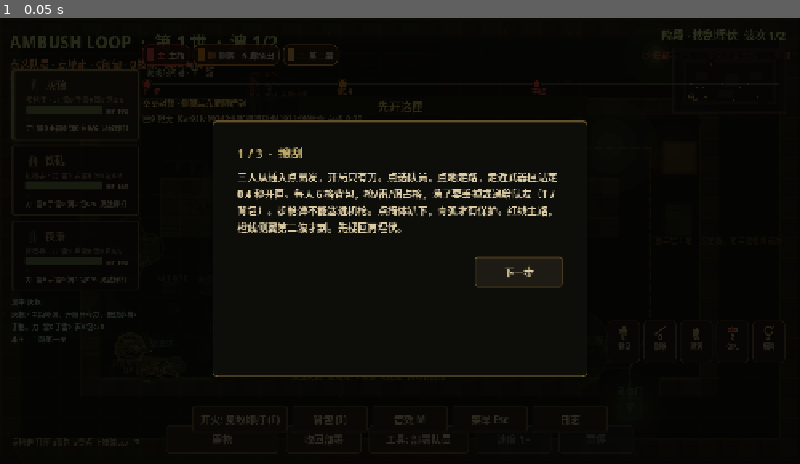
Above: before the commit, frame 1.
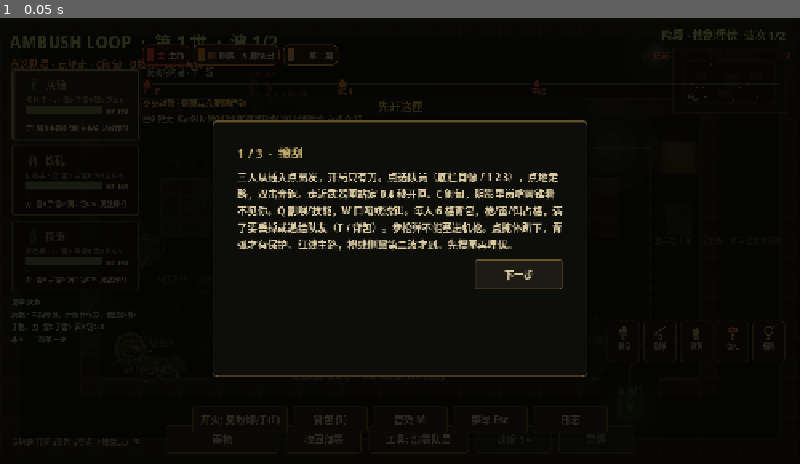
Above: after the commit, the same moment.

Repository: hailinsu-create/new
Game: Godot game, scene res://scenes/main.tscn
Same seed, same stepped clock (60 frames per second), same inputs: the game is played once before the commit and once after it. This scene is started directly instead of the project's main scene.
Inputs:
- Up to frame 1 (0.05 s): no input

The runs differ from the first frame. In frame 1, 2.8% of the frame differs, in the area x 29-71%, y 34-61%.

Commit message:
teach(c2): yard page 1 names portraits, crouch, and Q skills
Co-authored-by: hailinsu-create <hailinsu-create@users.noreply.github.com>

Diff:
--- a/ambush_loop/scripts/ui/tutorial_overlay.gd
+++ b/ambush_loop/scripts/ui/tutorial_overlay.gd
@@ -8,7 +8,7 @@
 const YARD_STEPS := [
 	{
 		"title": "1 / 3  ·  搜刮",
-		"body": "三人从插入点出发，开局只有刀。点选队员，点地走路，走近武器匣站定 0.4 秒开匣。每人 6 格背包，枪/雷/饵占格，满了要丢掉或递给队友（T / 背包）。步枪弹不能塞进机枪。点掩体趴下，青弧才有保护。红线主路，橙线侧翼第二波才到。先搜匣再埋伏。",
+		"body": "三人从插入点出发，开局只有刀。点选队员（底栏肖像 / 1 2 3），点地走路，双击奔跑。走近武器匣站定 0.4 秒开匣。C 匍匐，阴影里岗哨黄锥看不见你。Q 割喉/技能，W 口哨或诱饵。每人 6 格背包，枪/雷/饵占格，满了要丢掉或递给队友（T / 背包）。步枪弹不能塞进机枪。点掩体趴下，青弧才有保护。红线主路，橙线侧翼第二波才到。先搜匣再埋伏。",
 	},
 	{
 		"title": "2 / 3  ·  射界与角色",
